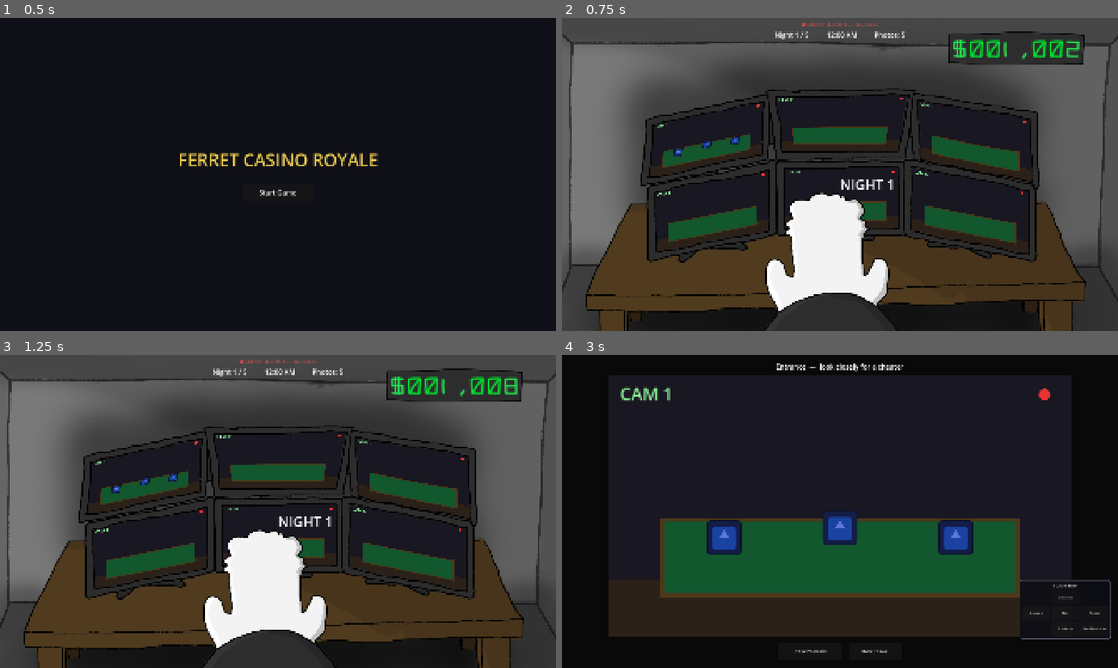
Above: before the commit, frames 1-4 (two rows, left to right).
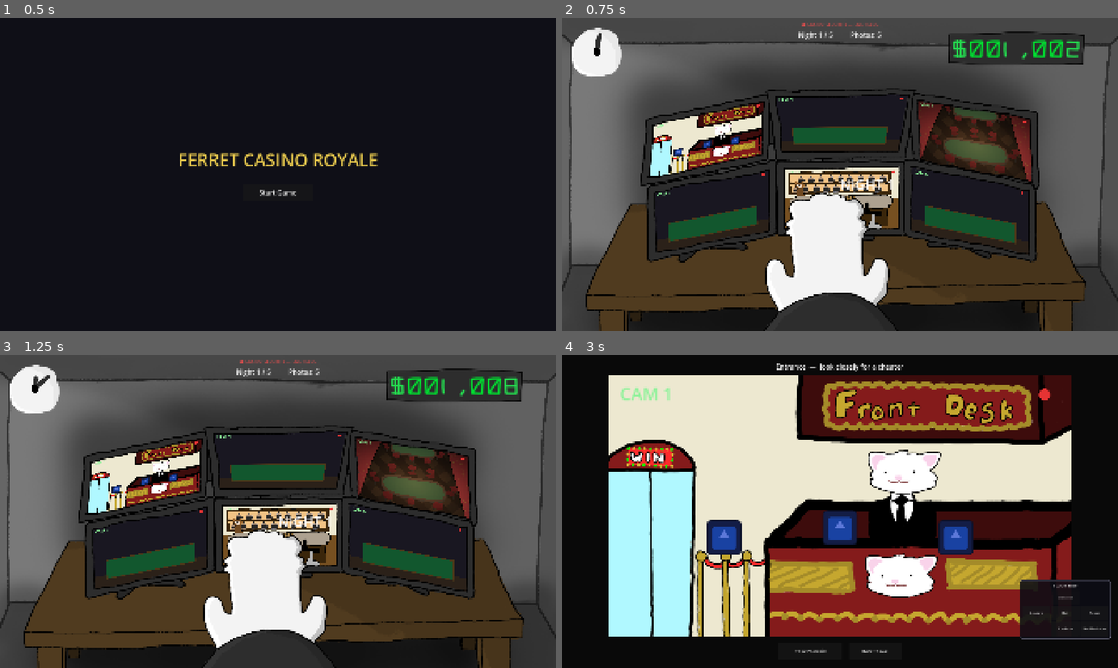
Above: after the commit, the same moments.

Repository: Pekooil/horizon-nexus-hackathon
Game: Godot game, scene res://scenes/StartScreen.tscn
The game is run twice, just before and just after one commit, with the same random seed, the same clock (stepped at 60 frames per second) and the same inputs. The engine's default icon, where the game draws it, is replaced by a stand-in: a white triangle on a blue panel in a dark square.
Inputs (mouse positions are in pixels of both pictures, inside the frame that each line leads up to):
- Up to frame 1 (0.5 s): no input
- Up to frame 2 (0.75 s): click "Start Game" at 0.5 s
- Up to frame 3 (1.25 s): no input
- Up to frame 4 (3 s): move the mouse to (962, 495) at 1.27 s; click (962, 495) at 1.42 s; click "Take Polaroid" at 2 s; click "Entrance" at 2.75 s

Frame 1 is identical in both runs. In frame 2, 9.4% of the frame differs, in the area x 1-85%, y 3-68%; in frame 3, 9.3%; in frame 4, 66%, in the area x 8-92%, y 6-90%.

Commit message:
feat: screens

Diff:
--- a/scenes/Main.tscn
+++ b/scenes/Main.tscn
@@ -10,8 +10,12 @@
 [ext_resource type="Texture2D" uid="uid://dwr48knjlqsff" path="res://assets/main_layers/screens.png" id="8_screens"]
 [ext_resource type="Texture2D" uid="uid://3atr5cqdrx4d" path="res://assets/main_layers/screens-overlay.png" id="9_overlay"]
 [ext_resource type="Texture2D" uid="uid://dforngv5tuic8" path="res://assets/main_layers/ferret.png" id="10_ferret"]
-
-[sub_resource type="ArrayMesh" id="ArrayMesh_lhr70"]
+[ext_resource type="Texture2D" uid="uid://bejd71gr3ykq6" path="res://assets/clock-base.png" id="11_clock_base"]
+[ext_resource type="Texture2D" uid="uid://cy53gk7l7g68j" path="res://assets/clock-hours.png" id="12_clock_hours"]
+[ext_resource type="Texture2D" uid="uid://cjtvjny6qsxyb" path="res://assets/clock-minutes.png" id="13_clock_minutes"]
+[ext_resource type="Texture2D" uid="uid://b6mgo627jtbgg" path="res://assets/clock-dot.png" id="14_clock_dot"]
+
+[sub_resource type="ArrayMesh" id="ArrayMesh_mwfav"]
 _surfaces = [{
 "aabb": AABB(439.70584, 304.41174, 0, 295.58817, 199.26468, 1e-05),
 "attribute_data": PackedByteArray(0, 0, 0, 0, 0, 0, 0, 0, 0, 0, 128, 63, 0, 0, 0, 0, 0, 0, 128, 63, 0, 0, 128, 63, 0, 0, 0, 0, 0, 0, 128, 63),
@@ -226,6 +230,22 @@
 expand_mode = 1
 stretch_mode = 5
 
+[node name="ClockArt" type="Node2D" parent="MonitorScreen" unique_id=1063868876]
+position = Vector2(120, 118)
+scale = Vector2(0.9, 0.9)
+
+[node name="Base" type="Sprite2D" parent="MonitorScreen/ClockArt" unique_id=1466945238]
+texture = ExtResource("11_clock_base")
+
+[node name="HourHand" type="Sprite2D" parent="MonitorScreen/ClockArt" unique_id=956208227]
+texture = ExtResource("12_clock_hours")
+
+[node name="MinuteHand" type="Sprite2D" parent="MonitorScreen/ClockArt" unique_id=1358302416]
+texture = ExtResource("13_clock_minutes")
+
+[node name="Dot" type="Sprite2D" parent="MonitorScreen/ClockArt" unique_id=661693102]
+texture = ExtResource("14_clock_dot")
+
 [node name="TopBar" type="HBoxContainer" parent="MonitorScreen" unique_id=1028472448]
 layout_mode = 1
 anchors_preset = 10
@@ -241,6 +261,7 @@
 text = "Night 1 / 5"
 
 [node name="Clock" type="Label" parent="MonitorScreen/TopBar" unique_id=359394216]
+visible = false
 layout_mode = 2
 text = "12:00 AM"
 
--- a/scenes/Rooms/Bar.tscn
+++ b/scenes/Rooms/Bar.tscn
@@ -3,12 +3,14 @@
 [ext_resource type="Script" uid="uid://0e1jsenx7k68" path="res://scripts/room.gd" id="1_ora52"]
 [ext_resource type="Script" uid="uid://c7fh3kbo6xv7b" path="res://scripts/room_background.gd" id="2_g6n8h"]
 [ext_resource type="PackedScene" uid="uid://bo875kptdmb4c" path="res://scenes/CasinoPlayer.tscn" id="3_ov56q"]
+[ext_resource type="Texture2D" path="res://assets/rooms-bar.png" id="4_bar"]
 
 [node name="Room" type="Node2D" unique_id=1534989460]
 script = ExtResource("1_ora52")
 
 [node name="RoomBackground" type="Node2D" parent="." unique_id=1559486721]
 script = ExtResource("2_g6n8h")
+background_texture = ExtResource("4_bar")
 
 [node name="Seats" type="Node2D" parent="." unique_id=1434642311]
 
--- a/scenes/Rooms/Entrance.tscn
+++ b/scenes/Rooms/Entrance.tscn
@@ -3,12 +3,14 @@
 [ext_resource type="Script" uid="uid://0e1jsenx7k68" path="res://scripts/room.gd" id="1_7sa2y"]
 [ext_resource type="Script" uid="uid://c7fh3kbo6xv7b" path="res://scripts/room_background.gd" id="2_sf7up"]
 [ext_resource type="PackedScene" uid="uid://bo875kptdmb4c" path="res://scenes/CasinoPlayer.tscn" id="3_xhlaj"]
+[ext_resource type="Texture2D" path="res://assets/rooms-entrance.png" id="4_entrance"]
 
 [node name="Room" type="Node2D" unique_id=1534989460]
 script = ExtResource("1_7sa2y")
 
 [node name="RoomBackground" type="Node2D" parent="." unique_id=1559486721]
 script = ExtResource("2_sf7up")
+background_texture = ExtResource("4_entrance")
 
 [node name="Seats" type="Node2D" parent="." unique_id=1434642311]
 
--- a/scenes/Rooms/Poker.tscn
+++ b/scenes/Rooms/Poker.tscn
@@ -3,12 +3,14 @@
 [ext_resource type="Script" uid="uid://0e1jsenx7k68" path="res://scripts/room.gd" id="1_5hlaq"]
 [ext_resource type="Script" uid="uid://c7fh3kbo6xv7b" path="res://scripts/room_background.gd" id="2_d6xrr"]
 [ext_resource type="PackedScene" uid="uid://bo875kptdmb4c" path="res://scenes/CasinoPlayer.tscn" id="3_dw1qw"]
+[ext_resource type="Texture2D" path="res://assets/rooms-poker.png" id="4_poker"]
 
 [node name="Room" type="Node2D" unique_id=1534989460]
 script = ExtResource("1_5hlaq")
 
 [node name="RoomBackground" type="Node2D" parent="." unique_id=1559486721]
 script = ExtResource("2_d6xrr")
+background_texture = ExtResource("4_poker")
 
 [node name="Seats" type="Node2D" parent="." unique_id=1434642311]
 
--- a/scripts/main.gd
+++ b/scripts/main.gd
@@ -14,6 +14,7 @@
 	preload("res://scenes/Rooms/Slot Machines.tscn"),
 ]
 const ROOM_NAMES := ["Entrance", "Bar", "Lounge", "Poker", "Roulette", "Slot Machines"]
+const SCREEN_TO_ROOM := [0, 2, 3, 4, 1, 5]
 # Map of the casino floor, indexed the same as ROOM_NAMES/ROOM_SCENES:
 # Entrance -> Bar -> {Lounge, Poker, Roulette}, with Poker/Roulette also
 # linked to each other via the Slot Machines room.
@@ -50,6 +51,8 @@
 @onready var night_label: Label = $MonitorScreen/TopBar/Night
 @onready var clock_label: Label = $MonitorScreen/TopBar/Clock
 @onready var photos_label: Label = $MonitorScreen/TopBar/Photos
+@onready var clock_hour_hand: Sprite2D = $MonitorScreen/ClockArt/HourHand
+@onready var clock_minute_hand: Sprite2D = $MonitorScreen/ClockArt/MinuteHand
 
 var feeds: Array[SubViewport] = []   # the off-screen render targets (textures)
 var rooms: Array[Room] = []          # the editable room contents (game logic)
@@ -97,6 +100,7 @@
 	GameManager.game_over.connect(_on_game_over)
 
 	GameManager.start_game()
+	_update_clock_visual()
 
 func _unhandled_input(event: InputEvent) -> void:
 	if detail_view != null and detail_view.visible:
@@ -125,7 +129,10 @@
 	var holder := Node.new()
 	holder.name = "Feeds"
 	add_child(holder)
+	feeds.resize(ROOM_COUNT)
+	rooms.resize(ROOM_COUNT)
 	for i in ROOM_COUNT:
+		var room_idx: int = SCREEN_TO_ROOM[i]
 		# Wrap the editable Room scene in a SubViewport so it renders to a texture.
 		var vp := SubViewport.new()
 		vp.size = FEED_RENDER_SIZE
@@ -133,16 +140,16 @@
 		vp.transparent_bg = false
 		holder.add_child(vp)        # must be in tree before get_texture()
 
-		var room := ROOM_SCENES[i].instantiate() as Room
-		room.room_id = i + 1        # set before add_child so _ready() sees it
+		var room := ROOM_SCENES[room_idx].instantiate() as Room
+		room.room_id = room_idx + 1        # set before add_child so _ready() sees it
 		room.scale = Vector2(
 			FEED_RENDER_SIZE.x / ROOM_BASE_SIZE.x,
 			FEED_RENDER_SIZE.y / ROOM_BASE_SIZE.y,
 		)
 		vp.add_child(room)
 
-		feeds.append(vp)
-		rooms.append(room)
+		feeds[i] = vp
+		rooms[room_idx] = room
 
 func _bind_monitors() -> void:
 	for i in ROOM_COUNT:
@@ -263,16 +270,17 @@
 		btn.add_theme_font_size_override("font_size", 12)
 		btn.clip_text = true
 		btn.autowrap_mode = TextServer.AUTOWRAP_WORD_SMART
-		btn.pressed.connect(_open_detail.bind(idx))
+		btn.pressed.connect(_open_detail.bind(_room_to_screen(idx)))
 		grid.add_child(btn)
 		map_buttons[idx] = btn
 
 ## Highlights the room currently shown full-screen and disables its map cell so
 ## it reads as "you are here" and can't re-trigger itself.
 func _update_map_highlight() -> void:
+	var current_room := _screen_to_room(current_detail) if current_detail >= 0 else -1
 	for idx in map_buttons:
 		var btn: Button = map_buttons[idx]
-		if idx == current_detail:
+		if idx == current_room:
 			btn.add_theme_color_override("font_color", Color(0.35, 1.0, 0.45))
 			btn.disabled = true
 		else:
@@ -421,7 +429,7 @@
 func _open_detail(i: int) -> void:
 	current_detail = i
 	detail_texture.texture = feeds[i].get_texture()
-	detail_label.text = "%s  —  look closely for a cheater" % ROOM_NAMES[i]
+	detail_label.text = "%s  —  look closely for a cheater" % ROOM_NAMES[_screen_to_room(i)]
 	detail_view.visible = true
 	monitor_screen.visible = false
 	_update_map_highlight()
@@ -449,7 +457,7 @@
 		detail_label.text = "Out of film! No photos left tonight."
 		return
 	_play_flash()
-	var ferret := rooms[current_detail].get_active_ferret()
+	var ferret := rooms[_screen_to_room(current_detail)].get_active_ferret()
 	if ferret:
 		ferret.mark_caught()
 		GameManager.catch_ferret(ferret)
@@ -486,6 +494,7 @@
 
 func _on_clock_changed(text: String) -> void:
 	clock_label.text = text
+	_update_clock_visual()
 
 func _on_photos_changed(count: int) -> void:
 	photos_label.text = "Photos: %d" % count
@@ -549,3 +558,18 @@
 		if screen != null and screen.contains_global_point(point):
 			return i
 	return -1
+
+func _screen_to_room(screen_idx: int) -> int:
+	if screen_idx < 0 or screen_idx >= SCREEN_TO_ROOM.size():
+		return 0
+	return SCREEN_TO_ROOM[screen_idx]
+
+func _room_to_screen(room_idx: int) -> int:
+	return SCREEN_TO_ROOM.find(room_idx)
+
+func _update_clock_visual() -> void:
+	var elapsed_hours := (GameManager.NIGHT_DURATION - GameManager.night_time_left) / GameManager.SECONDS_PER_HOUR
+	var hour_rotation_deg := -90.0 + (elapsed_hours * 30.0)
+	var minute_rotation_deg := fmod(elapsed_hours * 360.0, 360.0)
+	clock_hour_hand.rotation_degrees = hour_rotation_deg
+	clock_minute_hand.rotation_degrees = minute_rotation_deg
--- a/scripts/room_background.gd
+++ b/scripts/room_background.gd
@@ -6,15 +6,19 @@
 ## Delete this node and drop in your own Sprite2D/TextureRect when you have art.
 
 var room_id := 0
+@export var background_texture: Texture2D
 
 func _draw() -> void:
+	if background_texture != null:
+		draw_texture_rect(background_texture, Rect2(0, 0, 480, 270), false)
+	else:
 	# wall
-	draw_rect(Rect2(0, 0, 480, 270), Color(0.10, 0.09, 0.13))
-	# floor strip
-	draw_rect(Rect2(0, 212, 480, 58), Color(0.17, 0.13, 0.10))
-	# green felt table
-	draw_rect(Rect2(56, 150, 368, 78), Color(0.07, 0.34, 0.18))
-	draw_rect(Rect2(56, 150, 368, 78), Color(0.30, 0.22, 0.10), false, 4.0)
+		draw_rect(Rect2(0, 0, 480, 270), Color(0.10, 0.09, 0.13))
+		# floor strip
+		draw_rect(Rect2(0, 212, 480, 58), Color(0.17, 0.13, 0.10))
+		# green felt table
+		draw_rect(Rect2(56, 150, 368, 78), Color(0.07, 0.34, 0.18))
+		draw_rect(Rect2(56, 150, 368, 78), Color(0.30, 0.22, 0.10), false, 4.0)
 
 	# security-feed label, top-left
 	var font := ThemeDB.fallback_font
Binary file added: assets/clock-base.png
Not shown, added: assets/clock-base.png.import
Binary file added: assets/clock-dot.png
Not shown, added: assets/clock-dot.png.import
Binary file added: assets/clock-hours.png
Not shown, added: assets/clock-hours.png.import
Binary file added: assets/clock-minutes.png
Not shown, added: assets/clock-minutes.png.import
Binary file added: assets/rooms-bar.png
Not shown, added: assets/rooms-bar.png.import
Binary file added: assets/rooms-entrance.png
Not shown, added: assets/rooms-entrance.png.import
(and 3 more such lines)
